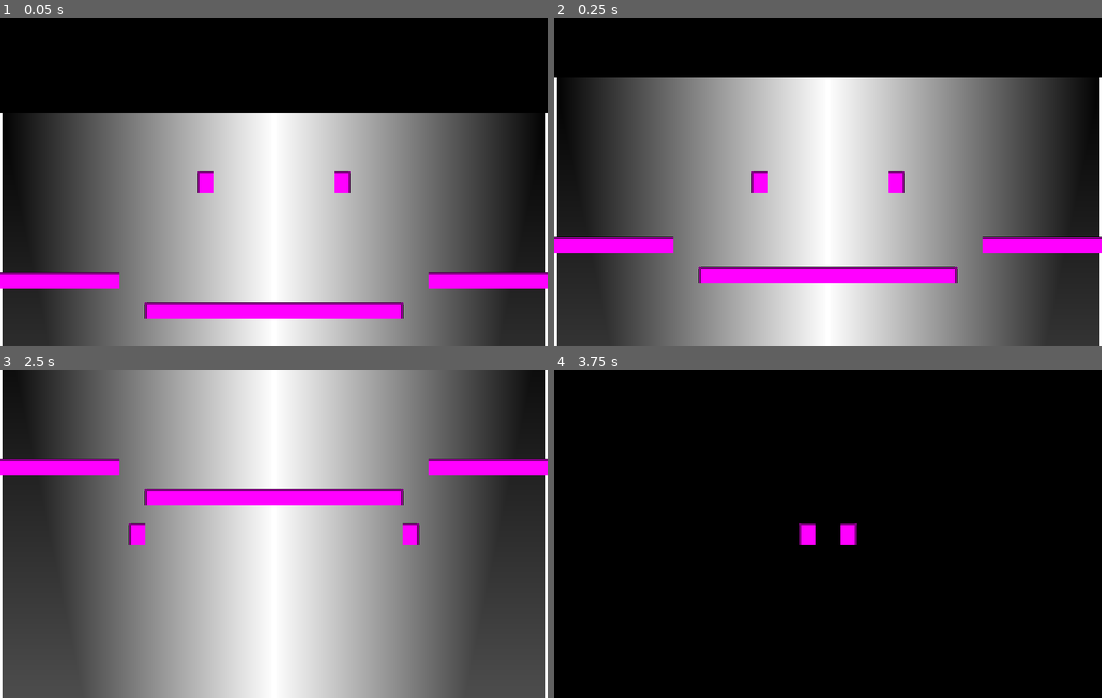
Above: before the commit, frames 1-4 (two rows, left to right).
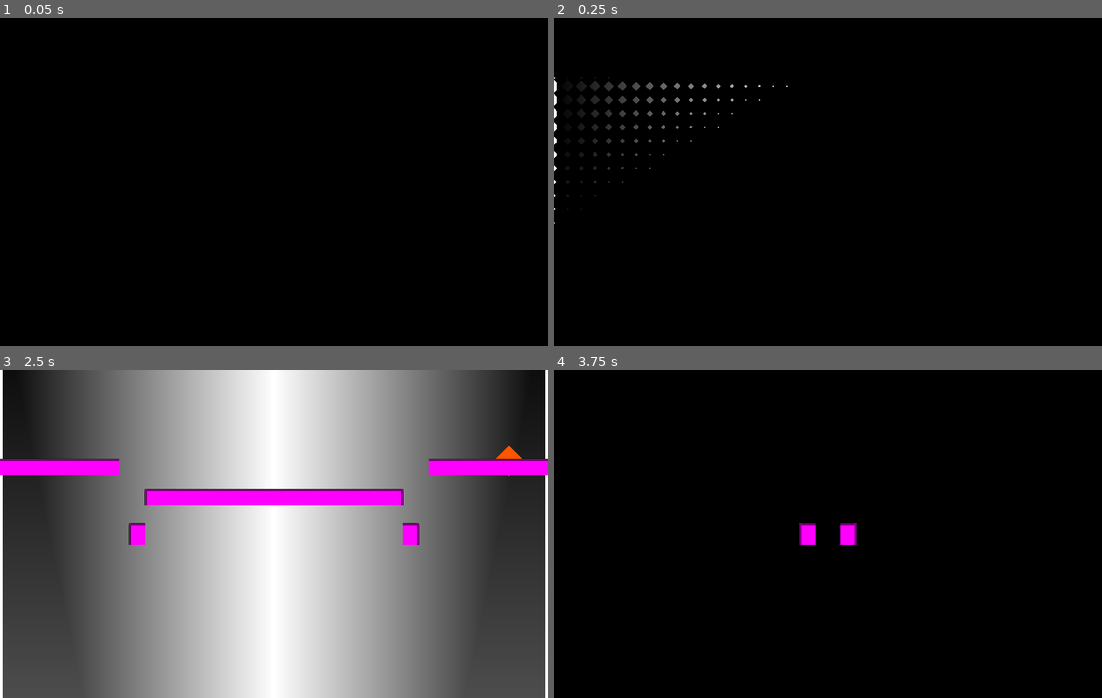
Above: after the commit, the same moments.

Repository: dotevie/SplittingImage
Game: Godot game, scene res://test_scene.tscn
The game is run twice, just before and just after one commit, with the same random seed, the same clock (stepped at 60 frames per second) and the same inputs.
Inputs:
- Up to frame 1 (0.05 s): no input
- Up to frame 2 (0.25 s): no input
- Up to frame 3 (2.5 s): hold Right (move_right) 0.53-1.28 s; tap Up (jump) at 0.77, 1.52 s; hold Left (move_left) 1.28-2.03 s; hold Right (move_right) from 2.03 s (still down)
- Up to frame 4 (3.75 s): tap Up (jump) at 3.02 s; release Right (move_right) at 3.53 s; hold Left (move_left) from 3.53 s (still down)

The runs differ from the first frame. In frame 1, 67% of the frame differs, in the area x 0-100%, y 28-100%; in frame 2, 77%, in the area x 0-100%, y 18-100%; in frame 3, 0.1%; in frame 4, nothing differs.

Commit message:
transition, prepare hazards some

Diff:
--- a/project.godot
+++ b/project.godot
@@ -20,6 +20,10 @@
 window/size/viewport_width=800
 window/size/viewport_height=480
 window/stretch/mode="viewport"
+
+[global_group]
+
+ouch=""
 
 [input]
 
--- a/scenes/level_test.tscn
+++ b/scenes/level_test.tscn
@@ -92,7 +92,7 @@
 can_sleep = false
 lock_rotation = true
 contact_monitor = true
-max_contacts_reported = 1
+max_contacts_reported = 2
 script = ExtResource("1_e73ws")
 cam = NodePath("../Camera2D")
 
--- a/scenes/level_test_mirror.tscn
+++ b/scenes/level_test_mirror.tscn
@@ -12,6 +12,17 @@
 width = 400
 height = 1920
 fill = 2
+
+[sub_resource type="Gradient" id="Gradient_xfjim"]
+colors = PackedColorArray(1, 0.33333334, 0, 1, 1, 0.33333334, 0, 1)
+
+[sub_resource type="GradientTexture2D" id="GradientTexture2D_eabhs"]
+gradient = SubResource("Gradient_xfjim")
+width = 32
+height = 32
+
+[sub_resource type="RectangleShape2D" id="RectangleShape2D_rit06"]
+size = Vector2(32, 32)
 
 [sub_resource type="Gradient" id="Gradient_6adnx"]
 offsets = PackedFloat32Array(0)
@@ -61,6 +72,17 @@
 position = Vector2(200, 960)
 texture = SubResource("GradientTexture2D_e73ws")
 
+[node name="HazardTest" type="StaticBody2D" parent="."]
+position = Vector2(57, 236)
+rotation = 0.7853982
+collision_layer = 2
+
+[node name="Sprite2D" type="Sprite2D" parent="HazardTest"]
+texture = SubResource("GradientTexture2D_eabhs")
+
+[node name="CollisionShape2D" type="CollisionShape2D" parent="HazardTest" groups=["ouch"]]
+shape = SubResource("RectangleShape2D_rit06")
+
 [node name="Wall2" type="Sprite2D" parent="."]
 position = Vector2(398, 960)
 scale = Vector2(4, 1920)
@@ -91,7 +113,8 @@
 position = Vector2(300, 100)
 can_sleep = false
 lock_rotation = true
-max_contacts_reported = 1
+contact_monitor = true
+max_contacts_reported = 2
 script = ExtResource("2_rit06")
 cam = NodePath("../Camera2D")
 
--- a/scripts/base_scene.gd
+++ b/scripts/base_scene.gd
@@ -4,5 +4,10 @@
 @export var player:Player;
 
 func _ready():
+	player.parent_scene = self
 	mirror_scene.parent_scene = self
 	mirror_scene.init()
+
+func die():
+	player.die()
+	mirror_scene.mirror_player.die()
--- a/scripts/mirror_player.gd
+++ b/scripts/mirror_player.gd
@@ -1,9 +1,13 @@
 class_name MirrorPlayer extends Node
 
 var copy_player:Player
+var parent_scene:MirrorScene
 @export var cam:Camera2D;
 
 func _process(_delta) -> void:
 	if (copy_player != null):
 		self.position = copy_player.position
 		cam.position.y = copy_player.position.y
+
+func die():
+	queue_free()
--- a/scripts/mirror_scene.gd
+++ b/scripts/mirror_scene.gd
@@ -3,4 +3,8 @@
 var parent_scene:BaseScene
 @export var mirror_player:MirrorPlayer
 func init():
+	mirror_player.parent_scene = self
 	mirror_player.copy_player = parent_scene.player
+
+func die():
+	parent_scene.die()
--- a/scripts/player.gd
+++ b/scripts/player.gd
@@ -1,6 +1,8 @@
 class_name Player extends RigidBody2D
 
 @export var cam:Camera2D
+
+var parent_scene:BaseScene
 
 const FLOOR_ACCEL = 1000
 const FLOOR_DEACCEL = 500
@@ -17,6 +19,9 @@
 func _process(_delta: float) -> void:
 	#pass
 	cam.position.y = self.position.y;
+
+func die():
+	queue_free()
 
 func _integrate_forces(state: PhysicsDirectBodyState2D) -> void:
 	var velocity := state.get_linear_velocity()
--- /dev/null
+++ b/shaders/transition.gdshader
@@ -0,0 +1,21 @@
+// Shader created by mackatap on godotshaders.com and DDRKirby
+// https://godotshaders.com/shader/diamond-based-screen-transition/
+// https://ddrkirby.com/articles/shader-based-transitions/shader-based-transitions.html
+shader_type canvas_item;
+
+// Ranges from 0 to 1 over the course of the transition.
+// We use this to actually animate the shader.
+uniform float progress : hint_range(0, 1);
+
+// Size of each diamond, in pixels.
+uniform float diamondPixelSize = 25.f;
+
+void fragment() {
+	float xFraction = fract(FRAGCOORD.x / diamondPixelSize);
+	float yFraction = fract(FRAGCOORD.y / diamondPixelSize);
+	float xDistance = abs(xFraction - 0.5);
+	float yDistance = abs(yFraction - 0.5);
+	if (xDistance + yDistance + UV.x + UV.y > progress * 4.f) {
+		discard;
+	}
+}
--- a/test_scene.tscn
+++ b/test_scene.tscn
@@ -1,31 +1,54 @@
-[gd_scene load_steps=3 format=3 uid="uid://bf3glnbq35q7k"]
+[gd_scene load_steps=8 format=3 uid="uid://bf3glnbq35q7k"]
 
 [ext_resource type="PackedScene" uid="uid://cvenbyrewsoxx" path="res://scenes/level_test_mirror.tscn" id="1_ia1lp"]
 [ext_resource type="PackedScene" uid="uid://bh8mvsfffkt22" path="res://scenes/level_test.tscn" id="1_uhqqe"]
+[ext_resource type="Shader" uid="uid://bxq0vj0jx1i6r" path="res://shaders/transition.gdshader" id="3_sasra"]
+[ext_resource type="Script" uid="uid://c2b43552fq1q1" path="res://transition.gd" id="4_coq8p"]
+
+[sub_resource type="ShaderMaterial" id="ShaderMaterial_sasra"]
+shader = ExtResource("3_sasra")
+shader_parameter/progress = 0.0
+shader_parameter/diamondPixelSize = 20.0
+
+[sub_resource type="Gradient" id="Gradient_coq8p"]
+offsets = PackedFloat32Array(0, 0, 1)
+colors = PackedColorArray(0, 0, 0, 1, 0, 0, 0, 1, 0, 0, 0, 1)
+
+[sub_resource type="GradientTexture2D" id="GradientTexture2D_2nij2"]
+gradient = SubResource("Gradient_coq8p")
+width = 800
+height = 480
 
 [node name="Node2D" type="Node2D"]
 
-[node name="SubViewportContainer2" type="SubViewportContainer" parent="."]
+[node name="LeftViewport" type="SubViewportContainer" parent="."]
+offset_right = 400.0003
+offset_bottom = 480.0
+
+[node name="SubViewport" type="SubViewport" parent="LeftViewport"]
+handle_input_locally = false
+size = Vector2i(400, 480)
+render_target_update_mode = 4
+
+[node name="LevelTest" parent="LeftViewport/SubViewport" node_paths=PackedStringArray("mirror_scene") instance=ExtResource("1_uhqqe")]
+mirror_scene = NodePath("../../../RightViewport/SubViewport/LevelTestMirror")
+
+[node name="RightViewport" type="SubViewportContainer" parent="."]
 offset_left = 800.0
 offset_right = 1200.0002
 offset_bottom = 480.0
 scale = Vector2(-1, 1)
 
-[node name="SubViewport" type="SubViewport" parent="SubViewportContainer2"]
+[node name="SubViewport" type="SubViewport" parent="RightViewport"]
 handle_input_locally = false
 size = Vector2i(400, 480)
 render_target_update_mode = 4
 
-[node name="LevelTestMirror" parent="SubViewportContainer2/SubViewport" instance=ExtResource("1_ia1lp")]
+[node name="LevelTestMirror" parent="RightViewport/SubViewport" instance=ExtResource("1_ia1lp")]
 
-[node name="SubViewportContainer" type="SubViewportContainer" parent="."]
-offset_right = 400.0003
-offset_bottom = 480.0
-
-[node name="SubViewport" type="SubViewport" parent="SubViewportContainer"]
-handle_input_locally = false
-size = Vector2i(400, 480)
-render_target_update_mode = 4
-
-[node name="LevelTest" parent="SubViewportContainer/SubViewport" node_paths=PackedStringArray("mirror_scene") instance=ExtResource("1_uhqqe")]
-mirror_scene = NodePath("../../../SubViewportContainer2/SubViewport/LevelTestMirror")
+[node name="TransitionSprite" type="Sprite2D" parent="."]
+material = SubResource("ShaderMaterial_sasra")
+position = Vector2(400, 240)
+rotation = 3.1415927
+texture = SubResource("GradientTexture2D_2nij2")
+script = ExtResource("4_coq8p")
--- /dev/null
+++ b/transition.gd
@@ -0,0 +1,5 @@
+extends Sprite2D
+
+func _ready():
+	material.set("shader_parameter/progress", 1)
+	create_tween().set_trans(Tween.TRANS_CUBIC).set_ease(Tween.EASE_OUT).tween_method(func(val): material.set("shader_parameter/progress", val), 1.0, 0.0, 1.5)
Not shown: 1 places in scenes/level_test_mirror.tscn that only renumber resources
Not shown, added: shaders/transition.gdshader.uid
Not shown, added: transition.gd.uid
